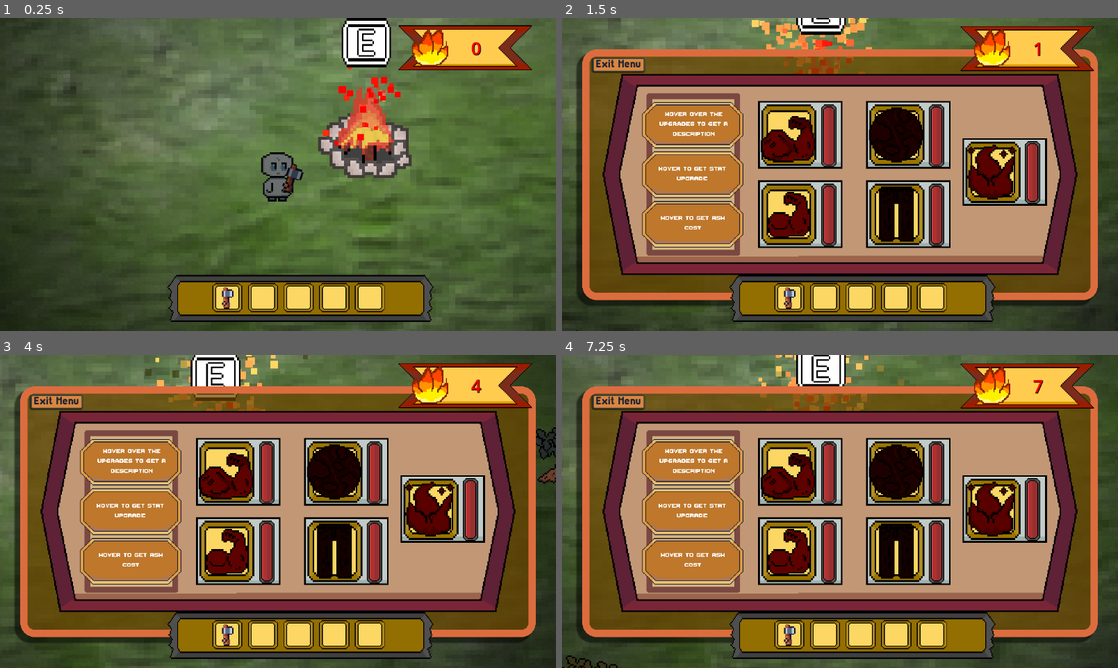
Above: before the commit, frames 1-4 (two rows, left to right).
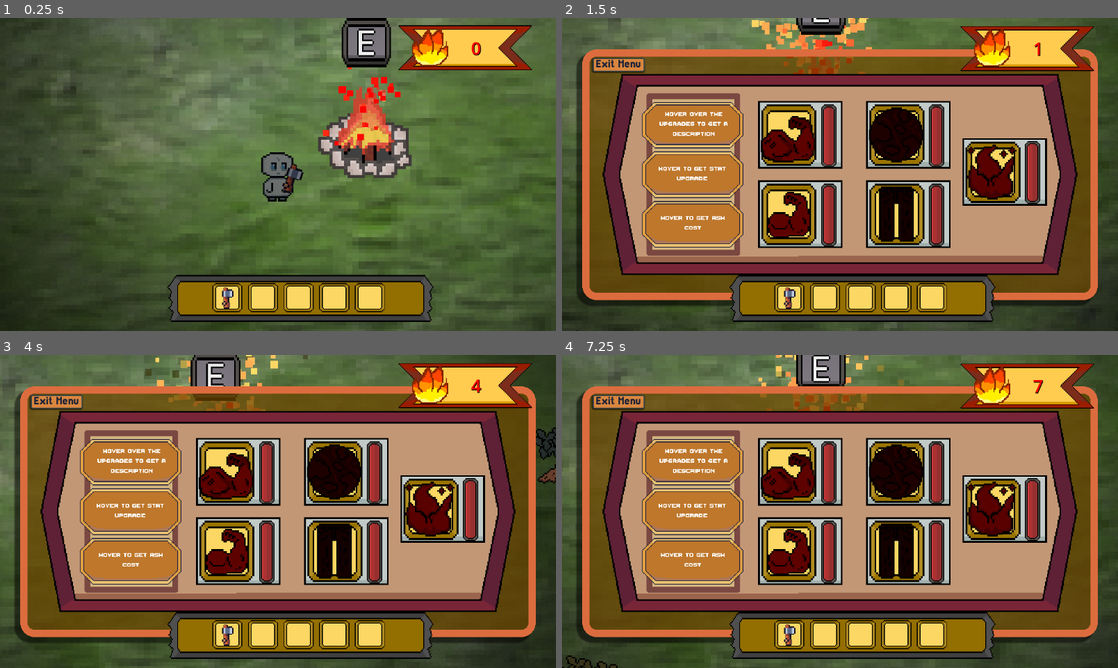
Above: after the commit, the same moments.

Repository: DaqCode/GameDevJS2025
Game: Godot game, scene res://scenes/UI/main_scene.tscn
Same seed, same stepped clock (60 frames per second), same inputs: the game is played once before the commit and once after it.
Inputs (mouse positions are in pixels of both pictures, inside the frame that each line leads up to):
- Up to frame 1 (0.25 s): no input
- Up to frame 2 (1.5 s): move the mouse to (962, 158) at 0.52 s; hold D (right) 0.53-1.28 s; hold E (interact) 0.53-1.28 s; move the mouse to (728, 190) at 1.27 s; hold S (down) from 1.28 s (still down); tap E (interact) at 1.35 s
- Up to frame 3 (4 s): move the mouse to (333, 442) at 2.02 s; release S (down) at 2.03 s; hold D (right) 2.03-2.78 s; hold E (interact) 2.03-2.78 s; move the mouse to (250, 574) at 2.77 s; hold W (up) 2.78-3.53 s; tap E (interact) at 2.85 s; move the mouse to (444, 558) at 3.52 s; hold A (left) from 3.53 s (still down); hold E (interact) from 3.53 s (still down)
- Up to frame 4 (7.25 s): move the mouse to (673, 464) at 4.27 s; release E (interact) at 4.28 s; tap E (interact) at 4.35, 5.85 s; move the mouse to (867, 511) at 5.02 s; release A (left) at 5.03 s; hold S (down) 5.03-5.78 s; hold E (interact) 5.03-5.78 s; move the mouse to (756, 433) at 5.77 s; hold D (right) 5.78-6.53 s; move the mouse to (962, 495) at 6.52 s; hold W (up) from 6.53 s (still down); hold E (interact) from 6.53 s (still down)

The runs differ from the first frame. In frame 1, 0.8% of the frame differs, in the area x 61-71%, y 0-15%; in frame 2, 0.2%; in frame 3, 0.7%; in frame 4, 0.6%.

Commit message:
Left the game slightly broken, but attempted to import specific tree plank/seeds into dropped planks

Diff:
--- a/gamedevjs2025/events/events.gd
+++ b/gamedevjs2025/events/events.gd
@@ -2,9 +2,7 @@
 
 signal chop_tree
 signal open_upgrade
-
 signal update_ash_count
-
 signal add_inventory_item(name)
 # HI! heres how my signal works. This is emitted every time the player picks up and item
 # the name value:
--- a/gamedevjs2025/scenes/assets/campfire/campfire.tscn
+++ b/gamedevjs2025/scenes/assets/campfire/campfire.tscn
@@ -70,6 +70,7 @@
 debug_color = Color(0.998383, 0.750268, 0.37792, 0.42)
 
 [node name="InteractButton" type="TextureRect" parent="."]
+modulate = Color(0.0383972, 0.0383972, 0.0383972, 1)
 offset_left = -300.0
 offset_top = -1500.0
 offset_right = -268.0
--- a/gamedevjs2025/scenes/assets/trees/tree_types.gd
+++ b/gamedevjs2025/scenes/assets/trees/tree_types.gd
@@ -20,6 +20,7 @@
 	TREE_3
 }
 
+
 var rng := RandomNumberGenerator.new()
 var tree_type := TreeTypes.TREE_1
 
@@ -34,7 +35,7 @@
 var tree_data = {
 
 	TreeTypes.TREE_1: {
-		"tree_sprite": preload("res://art/tree/stage-1-tree.png"),
+		"tree_sprite": preload("res://art/tree/tree1/stage-1-tree.png"),
 		"seed_drops": [0.15,0.85],
 		"seed_value": [0,1],
 		"plank_drops": [0.35,0.35,0.30],
@@ -44,7 +45,7 @@
 	},
 
 	TreeTypes.TREE_2: {
-		"tree_sprite": preload("res://art/tree/stage-2-tree.png"),
+		"tree_sprite": preload("res://art/tree/tree2/stage-2-tree.png"),
 		"seed_drops": [0.10,0.90],
 		"seed_value": [1,2],
 		"plank_drops": [0.40, 0.50,0.10],
@@ -55,7 +56,7 @@
 	},
 
 	TreeTypes.TREE_3: {
-		"tree_sprite": preload("res://art/tree/stage-3-tree.png"),
+		"tree_sprite": preload("res://art/tree/tree3/stage-3-tree.png"),
 		"seed_drops": [0.50, 0.35, 0.15],
 		"seed_value": [3, 2, 1],
 		"plank_drops": [1.0],
@@ -139,9 +140,12 @@
 
 	print("CHOPPING: %s" % get_tree_name(tree_type))
 	print("Dropped Seeds: %d, Planks: %d" % [seed_value, plank_value])
+
 	# loop to spawn in the dropped planksas
 	dropItems(dropped_plank_preload,plank_value,"plank")
 	dropItems(dropped_seed_preload,seed_value,"seed")
+
+	Events.get_tree_and_seed_type.emit(get_tree_name(tree_type))
 
 	emit_signal("begin_waiting_until_chop")
 	interact_button.visible = false
--- a/gamedevjs2025/scenes/assets/trees/tree_types.tscn
+++ b/gamedevjs2025/scenes/assets/trees/tree_types.tscn
@@ -1,7 +1,7 @@
 [gd_scene load_steps=9 format=3 uid="uid://8g4c38tka1yf"]
 
 [ext_resource type="Script" uid="uid://bchl8r4rhawwu" path="res://scenes/assets/trees/tree_types.gd" id="1_6j25m"]
-[ext_resource type="Texture2D" uid="uid://brfrjygal55eo" path="res://art/tree/stage-1-tree.png" id="2_6j25m"]
+[ext_resource type="Texture2D" uid="uid://brfrjygal55eo" path="res://art/tree/tree1/stage-1-tree.png" id="2_6j25m"]
 [ext_resource type="Texture2D" uid="uid://ppeybl4am48u" path="res://art/ui/interact-button-e.png" id="3_k8p6u"]
 [ext_resource type="Texture2D" uid="uid://dgni23wj4cf4r" path="res://art/ui/progress-bar-back.png" id="4_3hn1c"]
 [ext_resource type="Texture2D" uid="uid://dhwapxe8ehgd" path="res://art/ui/progress-bar-fill-red.png" id="5_5kvdk"]
--- a/gamedevjs2025/scenes/droppedPlank/droppedItem.gd
+++ b/gamedevjs2025/scenes/droppedPlank/droppedItem.gd
@@ -1,21 +1,48 @@
 extends Area2D
 
+@onready var plank_texture := %PlankSprite
+@onready var seed_texture := %SeedSprite
+
 var tree_type
+var plank_type
 var item_type # this is either gonna be a plank or a seed
 var pickupTime = 0.2
+
+var plank_texture_texture = {
+	0: preload("res://art/tree/tree1/plank.png"),
+	1: preload("res://art/tree/tree1/plank.png"),
+	2: preload("res://art/tree/tree3/blue-plank.png")
+}
+
+var seed_texture_texture = {
+	0: preload("res://art/tree/tree1/acorn.png"),
+	1: preload("res://art/tree/tree2/grey-acorn.png"),
+	2: preload("res://art/tree/tree3/blue-acorn.png")
+}
 
 func _enter_tree() -> void:
 	# on spawn set a random roation for visuals
 	rotation = randf_range(0,2*PI)
 
 func _ready() -> void:
+	if item_type == "plank":
+		plank_texture.visible = true
+		seed_texture.visible = false
+		plank_texture.texture = plank_texture_texture.get(tree_type, preload("res://art/tree/tree1/acorn.png"))
+	elif item_type == "seed":
+		seed_texture.visible = true
+		plank_texture.visible = false
+		seed_texture.texture = seed_texture_texture.get(tree_type, preload("res://art/tree/tree1/acorn.png"))
 	# at the start loop through all the thing that are already in area and call needed func.
 	# this is for if the player is already in the area, where body_entered wont work
 	for bod in get_overlapping_bodies():
 		checkBodys(bod)
 
+	plank_texture.texture = plank_texture_texture.get(tree_type, preload("res://art/tree/tree1/plank.png"))
+
 func _on_body_entered(body: Node2D) -> void:
 	checkBodys(body)
+
 
 func checkBodys(body: Node2D):
 	if body.is_in_group("player"):
--- a/gamedevjs2025/scenes/droppedPlank/dropped_plank.tscn
+++ b/gamedevjs2025/scenes/droppedPlank/dropped_plank.tscn
@@ -1,6 +1,7 @@
-[gd_scene load_steps=3 format=3 uid="uid://cbgk1uaomb4xh"]
+[gd_scene load_steps=4 format=3 uid="uid://cbgk1uaomb4xh"]
 
 [ext_resource type="Script" uid="uid://pho5qbiirwry" path="res://scenes/droppedPlank/droppedItem.gd" id="1_k65c1"]
+[ext_resource type="Texture2D" uid="uid://hiubxtkc5cj6" path="res://art/tree/tree3/blue-plank.png" id="2_kb20k"]
 
 [sub_resource type="CircleShape2D" id="CircleShape2D_omk34"]
 radius = 24.0
@@ -15,6 +16,12 @@
 offset_bottom = 6.0
 color = Color(0.283043, 0.203327, 0.0147991, 1)
 
+[node name="PlankSprite" type="Sprite2D" parent="."]
+unique_name_in_owner = true
+modulate = Color(0.0885599, 0.0885599, 0.0885599, 1)
+scale = Vector2(0.45, 0.45)
+texture = ExtResource("2_kb20k")
+
 [node name="PickupArea" type="CollisionShape2D" parent="."]
 shape = SubResource("CircleShape2D_omk34")
 
--- a/gamedevjs2025/scenes/droppedSeed/dropped_seeds.tscn
+++ b/gamedevjs2025/scenes/droppedSeed/dropped_seeds.tscn
@@ -1,6 +1,7 @@
-[gd_scene load_steps=3 format=3 uid="uid://csag50vyi8ig8"]
+[gd_scene load_steps=4 format=3 uid="uid://csag50vyi8ig8"]
 
 [ext_resource type="Script" uid="uid://pho5qbiirwry" path="res://scenes/droppedPlank/droppedItem.gd" id="1_1df7w"]
+[ext_resource type="Texture2D" uid="uid://dxb4ivwdo87ni" path="res://art/tree/tree3/blue-acorn.png" id="2_pt5w7"]
 
 [sub_resource type="CircleShape2D" id="CircleShape2D_omk34"]
 radius = 20.0
@@ -15,6 +16,11 @@
 offset_bottom = 1.0
 color = Color(0.367685, 0.109984, 0.209708, 1)
 
+[node name="SeedSprite" type="Sprite2D" parent="."]
+unique_name_in_owner = true
+scale = Vector2(0.15, 0.15)
+texture = ExtResource("2_pt5w7")
+
 [node name="PickupArea" type="CollisionShape2D" parent="."]
 shape = SubResource("CircleShape2D_omk34")
 
Not shown, removed: gamedevjs2025/art/tree/blue-acorn.png.import
Renamed: gamedevjs2025/art/tree/acorn.png -> gamedevjs2025/art/tree/tree1/acorn.png
Not shown, changed: gamedevjs2025/art/tree/tree1/acorn.png.import
Renamed: gamedevjs2025/art/tree/plank.png -> gamedevjs2025/art/tree/tree1/plank.png
Not shown, changed: gamedevjs2025/art/tree/tree1/plank.png.import
Renamed: gamedevjs2025/art/tree/stage-1-tree.png -> gamedevjs2025/art/tree/tree1/stage-1-tree.png
Not shown, changed: gamedevjs2025/art/tree/tree1/stage-1-tree.png.import
Renamed: gamedevjs2025/art/tree/grey-acorn.png -> gamedevjs2025/art/tree/tree2/grey-acorn.png
Not shown, changed: gamedevjs2025/art/tree/tree2/grey-acorn.png.import
Renamed: gamedevjs2025/art/tree/stage-2-tree.png -> gamedevjs2025/art/tree/tree2/stage-2-tree.png
Not shown, changed: gamedevjs2025/art/tree/tree2/stage-2-tree.png.import
Renamed: gamedevjs2025/art/tree/blue-acorn.png -> gamedevjs2025/art/tree/tree3/blue-acorn.png
(and 6 more such lines)
